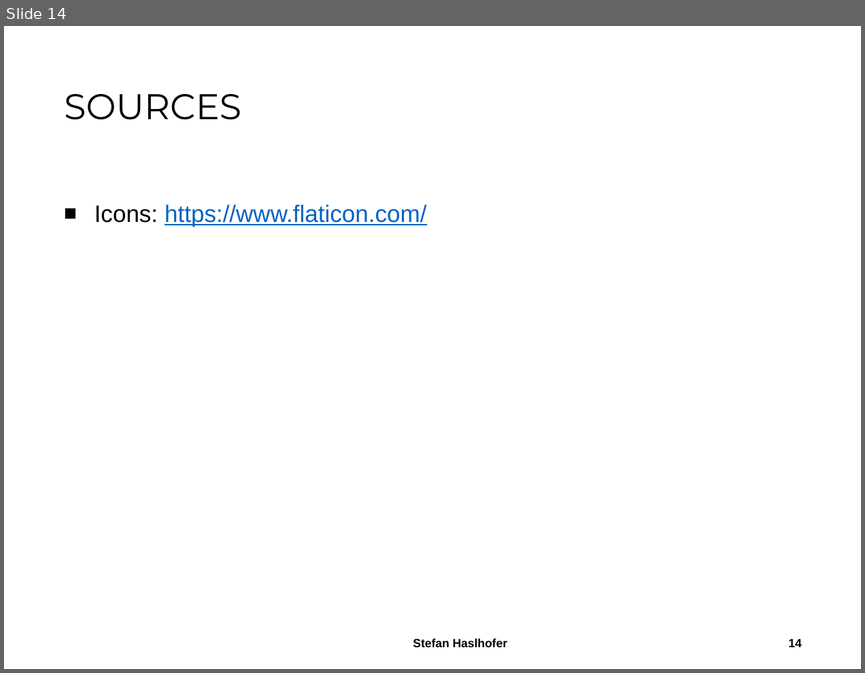
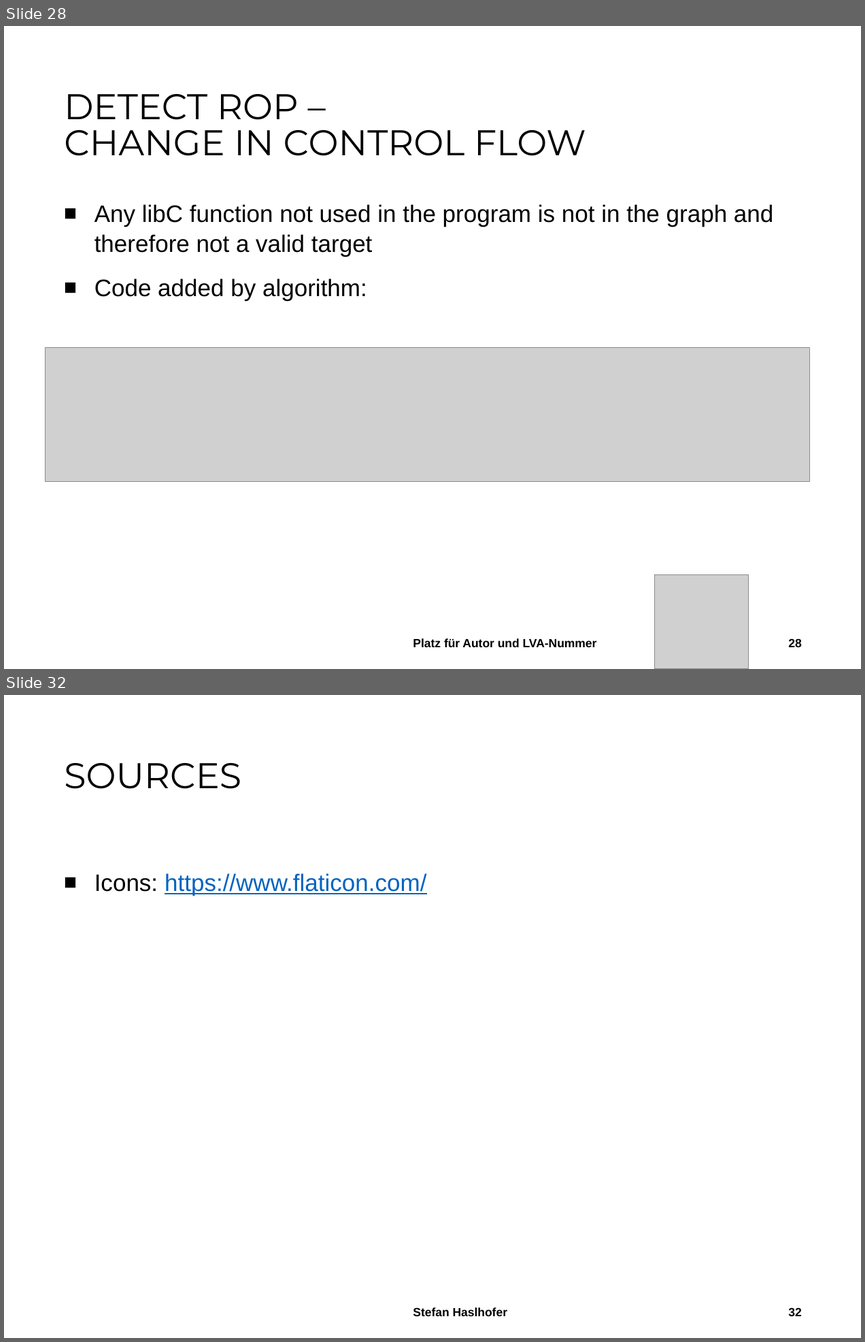
Before and after one commit to StefanHaslhofer/Seminar_Networks_and_Security, a slide deck: ROP.pptx. Shown one above the other, each under a label of ours: slide 14 before the commit, slides 28 and 32 after it; the slides between them are not shown. The pictures are 865x673 and 865x1342 pixels, drawn with LibreOffice and Linux fonts; fonts in the diff are those of the drawing; grey boxes stand for pictures; background and template pictures are left out. Boxes give left, top, right and bottom in pixels: in the first picture for what was removed or moved away, otherwise in the second. Text is boxed around its words. In the diff, an @@ line names an element or a change of style, - is before the commit and + after.

```diff
--- a/ROP.pptx
+++ b/ROP.pptx
@@ slide 28 added at (4, 26, 861, 669), background #FFFFFF @@
@@ title added at (64, 94, 586, 156), 30 pt, text #000000 @@
+DETECT ROP –
+CHANGE IN CONTROL FLOW
@@ text added at (94, 204, 773, 301), 20 pt, text #000000 @@
+■ Any libC function not used in the program is not in the graph and therefore not a valid target
+■ Code added by algorithm:
@@ picture added at (45, 347, 809, 481) @@
@@ picture added at (654, 574, 749, 669) @@
@@ text added at (413, 638, 597, 647), 10 pt, text #000000, bold @@
+Platz für Autor und LVA-Nummer
@@ page number added at (788, 639, 801, 647), 10 pt, text #000000, bold @@
+28
@@ what was slide 14 is now slide 32 @@
@@ page number at (788, 1308, 801, 1316): text changed @@
-14
+32
```
Also in this commit, not shown: 4 slides changed, 17 other slides added.
